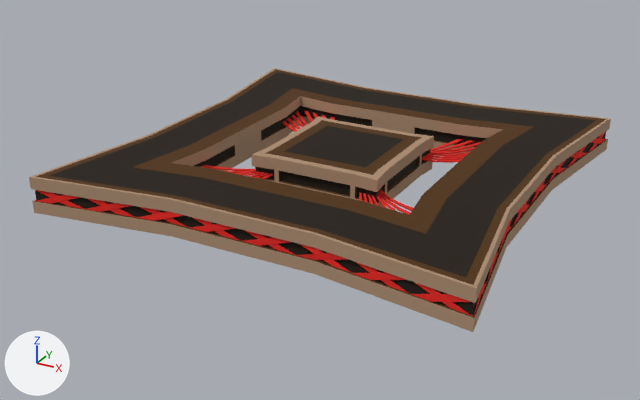
Before and after pictures for a commit that changed the FBX model Procedural Map Generation/Assets/AmbientAssets/IslandModels/Level.1.fbx.
Both versions are drawn from a 50 mm lens placed at (31.1, -60.9, 26.6), pointed at (-0.9, -2.7, -2.5). Every picture has the same lights, and +X, +Y and +Z are marked at lower left. The picture after the commit comes second. Where no turn or scale is listed for an object, it has been applied to the vertices.

The first picture shows 'Level.1'.
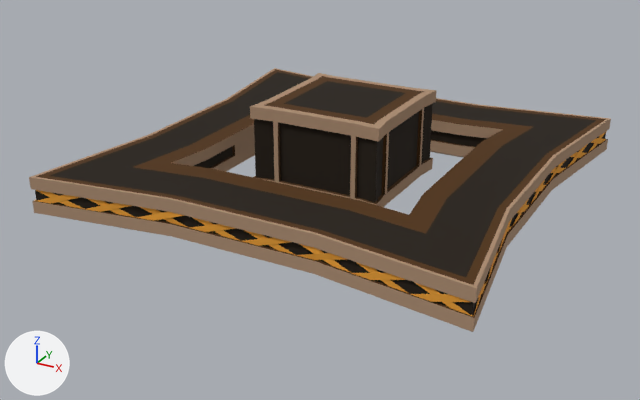
Where the newer file only moved an object's origin or applied its transform, the numbers keep the older frame.

Patch to the scene script:
```diff
--- a/Procedural Map Generation/Assets/AmbientAssets/IslandModels/Level.1.fbx.py
+++ b/Procedural Map Generation/Assets/AmbientAssets/IslandModels/Level.1.fbx.py
@@ mat_yellow @@
+mat_yellow = principled_material('Yellow')
+mat_yellow.base_color = (0.8, 0.336, 0.0306)  # orange #e79d31
+mat_yellow.roughness = 1.0
@@ me_cube_022 @@
 # used by ob_level_1; location = (0.0, 0.0, 0.0)
-me_cube_022.from_pydata(...)  # 3120 vertices, 2890 faces; spans x -17.5..17.5, y -17.5..17.5, z -1.7..1.6
+me_cube_022.from_pydata(...)  # 1512 vertices, 1418 faces; spans x -17.5..17.5, y -17.5..17.5, z -1.7..5.6
+# me_cube_022 part 1: the loose piece of 402 vertices spanning x -10.5..-3.7, y -10.5..-3.7, z -0.4..0.5 is deleted
+# me_cube_022 part 2: the loose piece of 402 vertices spanning x 3.7..10.5, y -10.5..-3.7, z -0.4..0.5 is deleted
+# me_cube_022 part 3: the loose piece of 402 vertices spanning x -10.5..-3.7, y 3.7..10.5, z -0.4..0.5 is deleted
+# me_cube_022 part 4: the loose piece of 402 vertices spanning x 3.7..10.5, y 3.7..10.5, z -0.4..0.5 is deleted
+# me_cube_022 part 5
+# 96 vertices in x -5.5..5.5, y -5.5..5.5, z 0.6..1.6 move by (0.0, 0.0, 4.0)
+# me_cube_022 part 6: 896 faces spanning x -17.5..17.5, y -17.5..17.5, z -0.4..0.6 switch from mat_red (red #e72118) to mat_yellow (orange #e79d31)
 me_cube_022.materials.append(mat_spawn)
```

Boxes (x1, y1, x2, y2) around the edits, measured in the pictures (640 x 400 px; the box of a moved part takes in the faces that stretch with it):
part 1 of me_cube_022, deleted: before (201, 165, 273, 180)
part 2 of me_cube_022, deleted (red): before (359, 190, 413, 215)
part 3 of me_cube_022, deleted: before (282, 110, 335, 132)
part 4 of me_cube_022, deleted (red): before (422, 139, 481, 163)
part 5 of me_cube_022, moved or reshaped: before (252, 117, 434, 202); after (250, 73, 437, 203)
part 6 of me_cube_022, recoloured: (36, 132, 606, 317) in both
